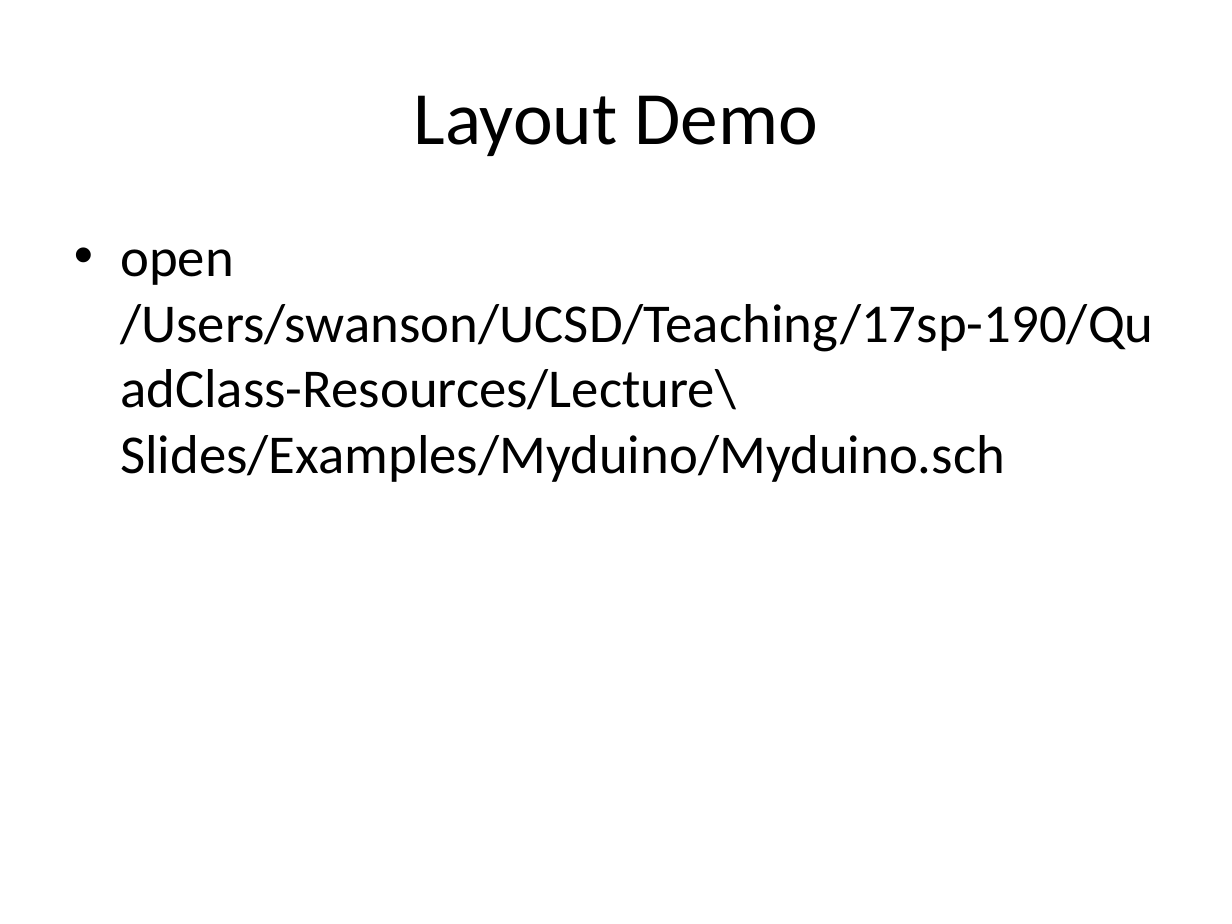
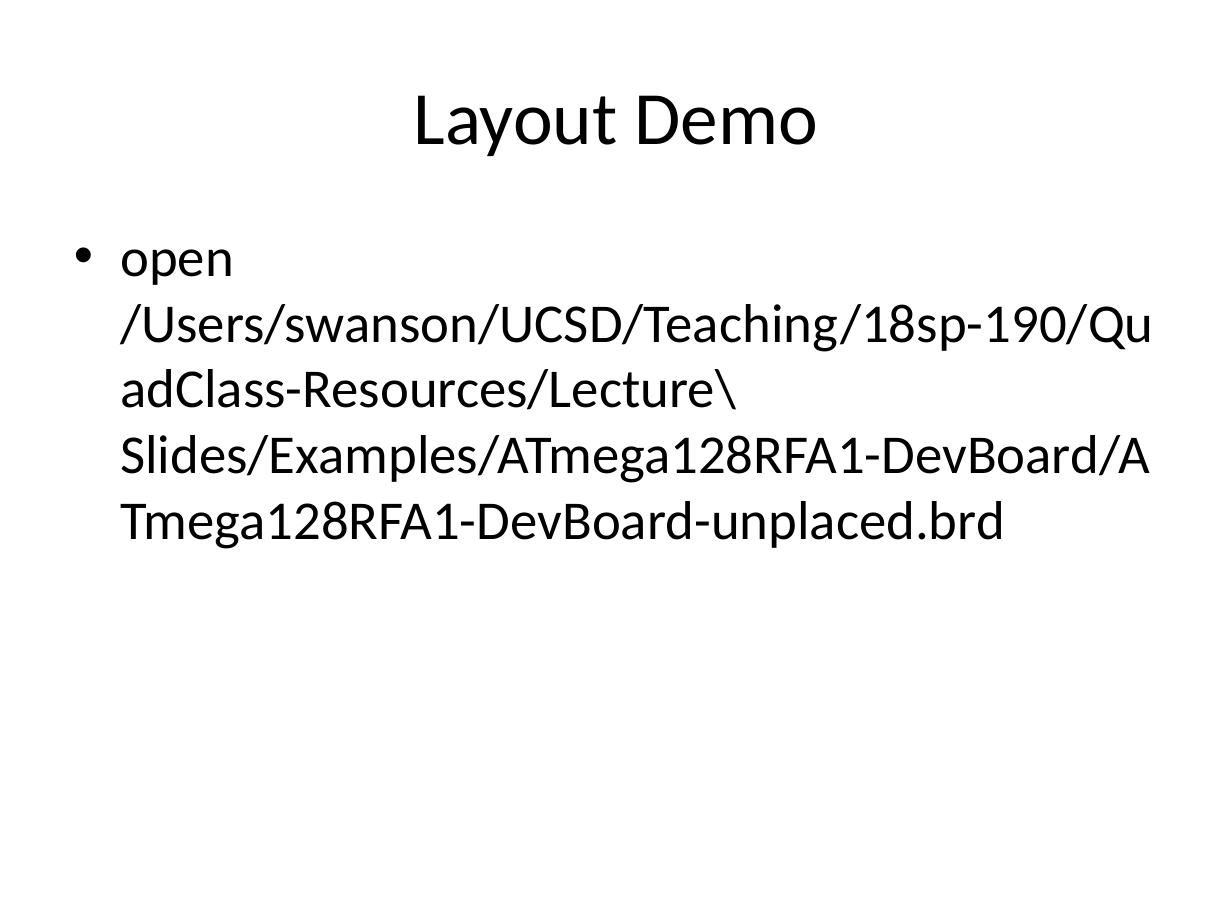
Before and after one commit to NVSL/QuadClass-Resources, a slide deck: slide 33 of Lecture Slides/Lab01-Eagle-Intro.pptx. Drawn at 1232x924 pixels with LibreOffice and Linux fonts; fonts in the diff are those of the drawing. Boxes give left, top, right and bottom in pixels: in the first picture for what was removed or moved away, otherwise in the second. Text is boxed around its words. In the diff, an @@ line names an element or a change of style, - is before the commit and + after.

```diff
--- a/Lecture Slides/Lab01-Eagle-Intro.pptx
+++ b/Lecture Slides/Lab01-Eagle-Intro.pptx
@@ text at (120, 249, 1154, 549): text changed @@
-• open /Users/swanson/UCSD/Teaching/17sp-190/QuadClass-Resources/Lecture\ Slides/Examples/Myduino/Myduino.sch
+• open /Users/swanson/UCSD/Teaching/18sp-190/QuadClass-Resources/Lecture\ Slides/Examples/ATmega128RFA1-DevBoard/ATmega128RFA1-DevBoard-unplaced.brd
```
Also in this commit, not shown: 15 other slides changed, 3 slides added, 6 other files.
